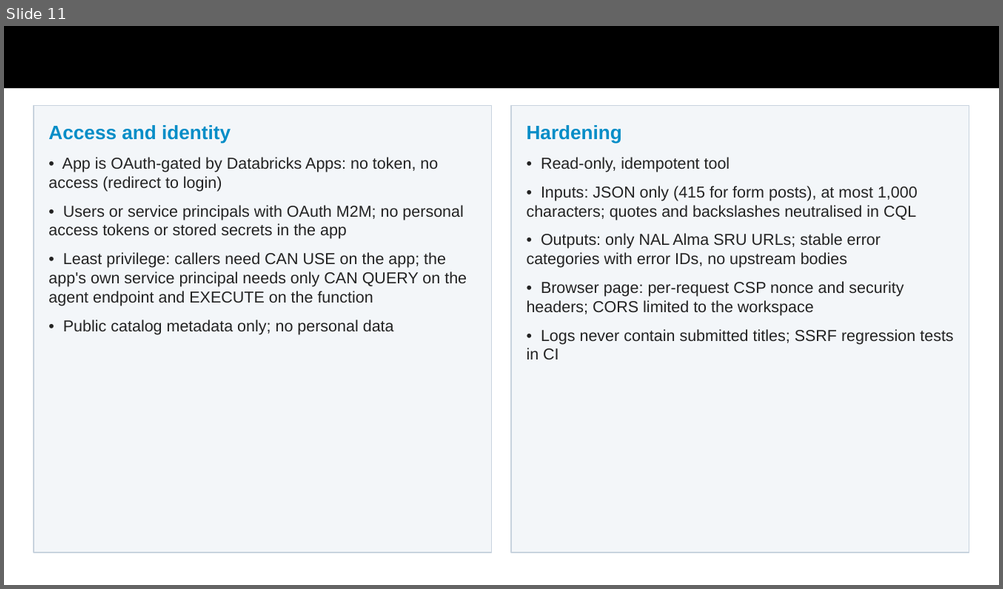
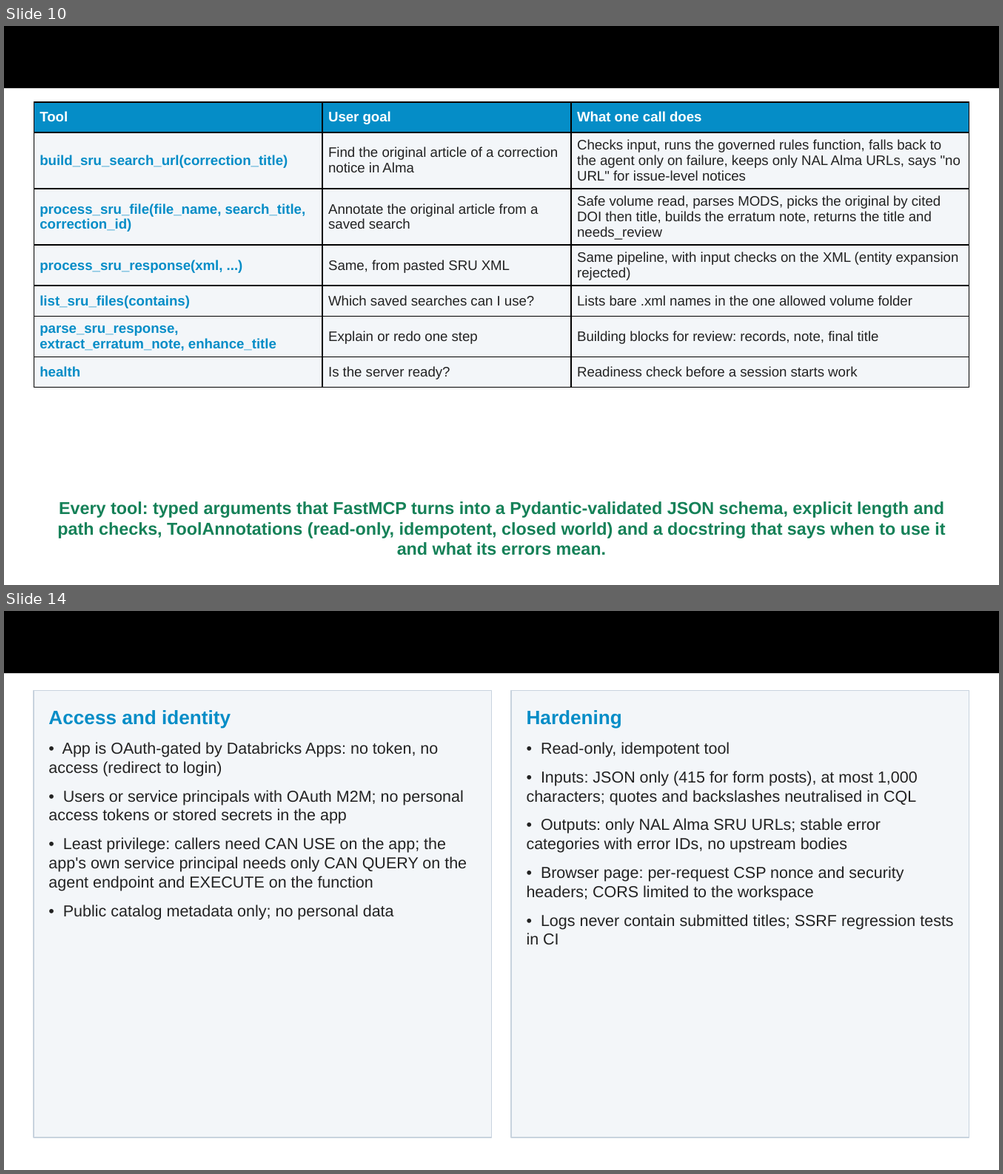
Before and after one commit to AmandaZXu-USDA/NAL, a slide deck: submission/GSA-MCP-Hackathon-mcp-sru-syntax.pptx. Shown one above the other, each under a label of ours: slide 11 before the commit, slides 10 and 14 after it; the slides between them are not shown. The pictures are 1003x589 and 1003x1174 pixels, drawn with LibreOffice and Linux fonts; fonts in the diff are those of the drawing. Boxes give left, top, right and bottom in pixels: in the first picture for what was removed or moved away, otherwise in the second. Text is boxed around its words. In the diff, an @@ line names an element or a change of style, - is before the commit and + after.

Commit message:
Presentation refined to the judging criteria: 20 slides with a criteria map, code organization and agent-goal tool design slides, eight-layer evaluation setup, current numbers (157 + 75 tests, 142/142, 41/41) and the two-app Playground demo

```diff
--- a/submission/GSA-MCP-Hackathon-mcp-sru-syntax.pptx
+++ b/submission/GSA-MCP-Hackathon-mcp-sru-syntax.pptx
@@ slide 10 added at box(4, 26, 999, 585), background #FFFFFF @@
@@ title added at box(4, 26, 999, 89), fill #000000 @@
@@ table added at box(34, 102, 969, 520), 7 rows, 3 columns @@
+Tool | User goal | What one call does
+build_sru_search_url(correction_title) | Find the original article of a correction notice in Alma | Checks input, runs the governed rules function, falls back to the agent only on failure, keeps only NAL Alma URLs, says "no URL" for issue-level notices
+process_sru_file(file_name, search_title, correction_id) | Annotate the original article from a saved search | Safe volume read, parses MODS, picks the original by cited DOI then title, builds the erratum note, returns the title and needs_review
+process_sru_response(xml, ...) | Same, from pasted SRU XML | Same pipeline, with input checks on the XML (entity expansion rejected)
+list_sru_files(contains) | Which saved searches can I use? | Lists bare .xml names in the one allowed volume folder
+parse_sru_response, extract_erratum_note, enhance_title | Explain or redo one step | Building blocks for review: records, note, final title
+health | Is the server ready? | Readiness check before a session starts work
@@ text added at box(57, 502, 945, 556), 12.5 pt, text #158158, bold @@
+Every tool: typed arguments that FastMCP turns into a Pydantic-validated JSON schema, explicit length and path checks, ToolAnnotations (read-only, idempotent, closed world) and a docstring that says when to use it and what its errors mean.
@@ what was slide 11 is now slide 14 @@
```
Also in this commit, not shown: 7 slides changed, 2 other slides added, 1 other file.
